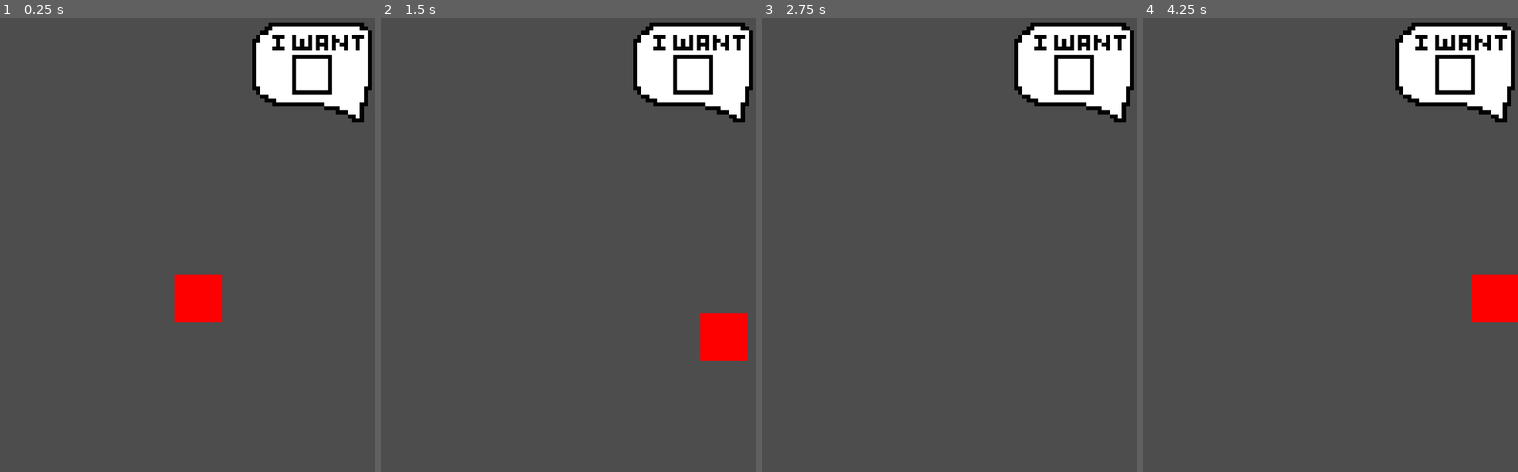
Above: before the commit, frames 1-4 (left to right).
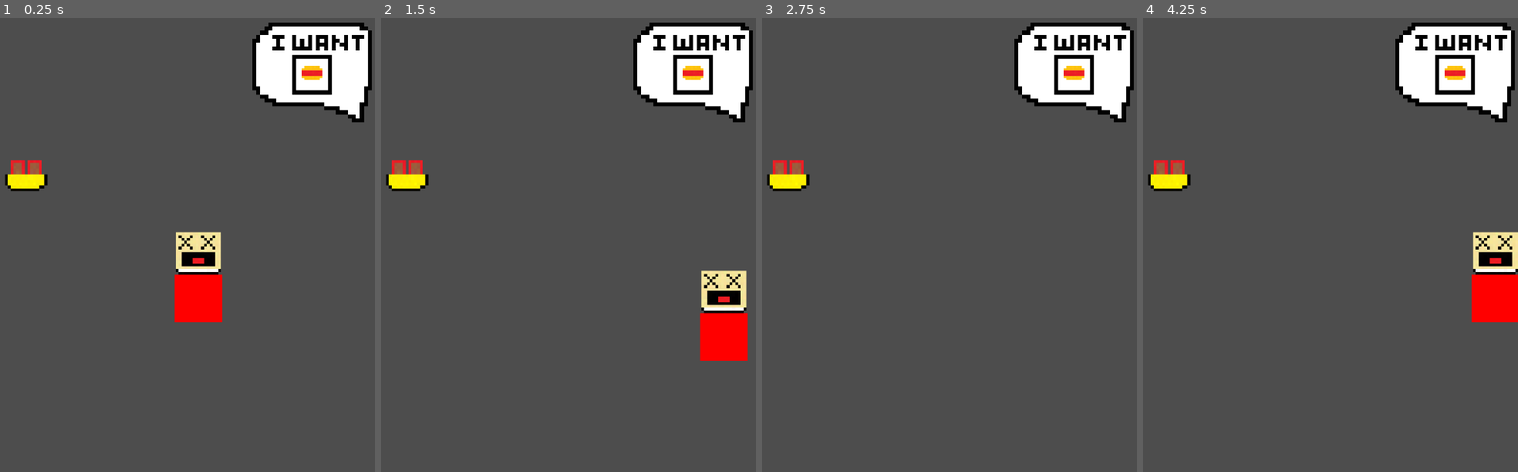
Above: after the commit, the same moments.

Repository: Vektor-Studios/Hackclub-Haven
Game: Godot game, scene res://Scenes/game.tscn
Same seed, same stepped clock (60 frames per second), same inputs: the game is played once before the commit and once after it. The engine's default icon, where the game draws it, is replaced by a stand-in: a white triangle on a blue panel in a dark square.
Inputs:
- Up to frame 1 (0.25 s): no input
- Up to frame 2 (1.5 s): tap Enter at 0.5 s; hold D (right) 0.53-1.28 s; hold S (down) from 1.28 s (still down)
- Up to frame 3 (2.75 s): release S (down) at 2.03 s; hold D (right) from 2.03 s (still down)
- Up to frame 4 (4.25 s): tap Space at 2.75 s; release D (right) at 2.78 s; hold W (up) 2.78-3.53 s; tap Enter at 3.5 s; hold A (left) from 3.53 s (still down)

The runs differ from the first frame. In frame 1, 1.9% of the frame differs, in the area x 1-87%, y 10-57%; in frame 2, 1.9%, in the area x 1-98%, y 10-66%; in frame 3, 0.8%; in frame 4, 1.9%.

Commit message:
Food Item Sprite Repathing

Diff:
--- a/Scripts/food_items.gd
+++ b/Scripts/food_items.gd
@@ -18,24 +18,29 @@
 class Pasta extends Food:
 	func _init() -> void:
 		name = "Pasta"
-		sprite_path = "res://Sprites/pasta_sprite.png"
+		sprite_path = "res://Sprites/food_items/pasta_sprite.png"
 
 class Head extends Food:
 	func _init() -> void:
 		name = "Severed Head"
-		sprite_path = "res://Sprites/human_head_sprite.png"
+		sprite_path = "res://Sprites/food_items/human_head_sprite.png"
 
 class HotDog extends Food:
 	func _init() -> void:
 		name = "Hot Dog"
-		sprite_path = "res://Sprites/hot_dog_sprite.png"
+		sprite_path = "res://Sprites/food_items/hot_dog_sprite.png"
 
 class GrassBlock extends Food:
 	func _init() -> void:
 		name = "Grass Clump"
-		sprite_path = "res://Sprites/grass_block_sprite.png"
+		sprite_path = "res://Sprites/food_items/grass_block_sprite.png"
 
 class BloodSmoothie extends Food:
 	func _init() -> void:
 		name = "Blood Smoothie"
-		sprite_path = "res://Sprites/blood_smoothie_sprite.png"
+		sprite_path = "res://Sprites/food_items/blood_smoothie_sprite.png"
+
+class IceCream extends Food:
+	func _init() -> void:
+		name = "Ice Cream"
+		sprite_path = "res://Sprites/food_items/ice_cream_sprite.png"
